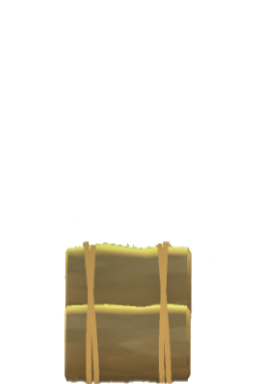
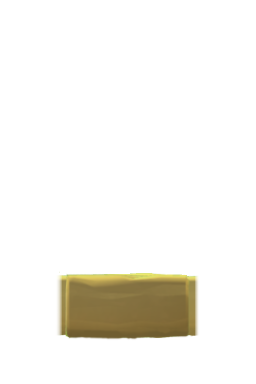
Layers edited between the first and the second (256, 384) image:
showed "Layer #5" over bbox(61, 273, 190, 341)
showed "Layer #16", painted on it over bbox(59, 271, 199, 381)
showed "Layer #7", painted on it over bbox(56, 272, 199, 361)
hid "Layer #14" over bbox(63, 220, 210, 384)
